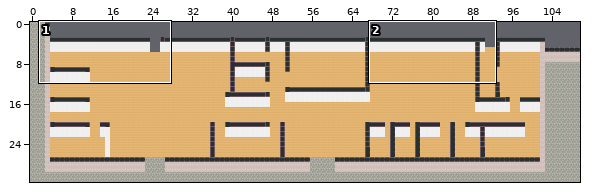
Tiled map (JSON): map.tmj. Above, an overview of the earlier version with the close-up marked.
Close-up. As it was:
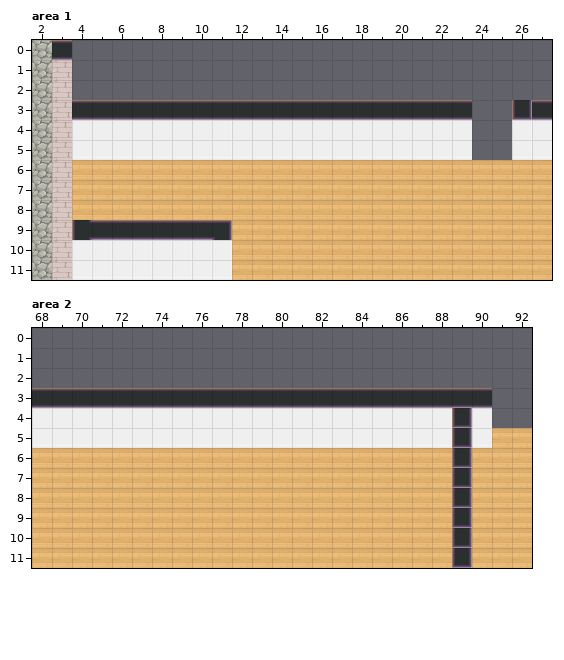
Cells are 32x32 px. Shown: area 1 x 2..27, y 0..11; area 2 x 68..92, y 0..11. The commit also changed other parts of the map, which this record leaves out.
After the commit:
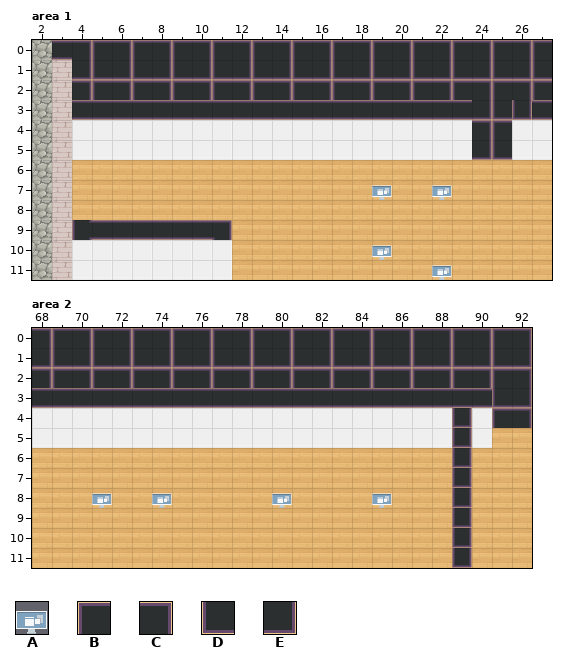
Key: from "WA_Miscellaneous": A 0; from "WA_Room_Builder": B 25, C 26, D 50, E 51.
_ is an empty cell, . an unchanged one.
Changes in this commit:
--- layer "floor/floor1", area 1
@@ x 4..27 @@
- 0 ________________________
- 1 ________________________
- 2 ________________________
- 3 ....................__..
- 4 ....................__..
- 5 ....................__..
+ 0 CBCBCBCBCBCBCBCBCBCBCBCB
+ 1 EDEDEDEDEDEDEDEDEDEDEDED
+ 2 CBCBCBCBCBCBCBCBCBCBCBCB
+ 3 ....................ED..
+ 4 ....................CB..
+ 5 ....................ED..
--- layer "furniture/furniture1", area 1
@@ x 19..22 @@
- 7 _.._
+ 7 A..A
@@ x 19..22 @@
-10 _...
-11 ..._
+10 A...
+11 ...A
--- layer "floor/floor1", area 2
@@ x 68..92 @@
- 0 _________________________
- 1 _________________________
- 2 _________________________
- 3 .......................__
- 4 .......................__
+ 0 CBCBCBCBCBCBCBCBCBCBCBCBC
+ 1 EDEDEDEDEDEDEDEDEDEDEDEDE
+ 2 CBCBCBCBCBCBCBCBCBCBCBCBC
+ 3 .......................DE
+ 4 .......................BC
--- layer "furniture/furniture1", area 2
@@ x 71..85 @@
- 8 _.._....._...._
+ 8 A..A.....A....A
